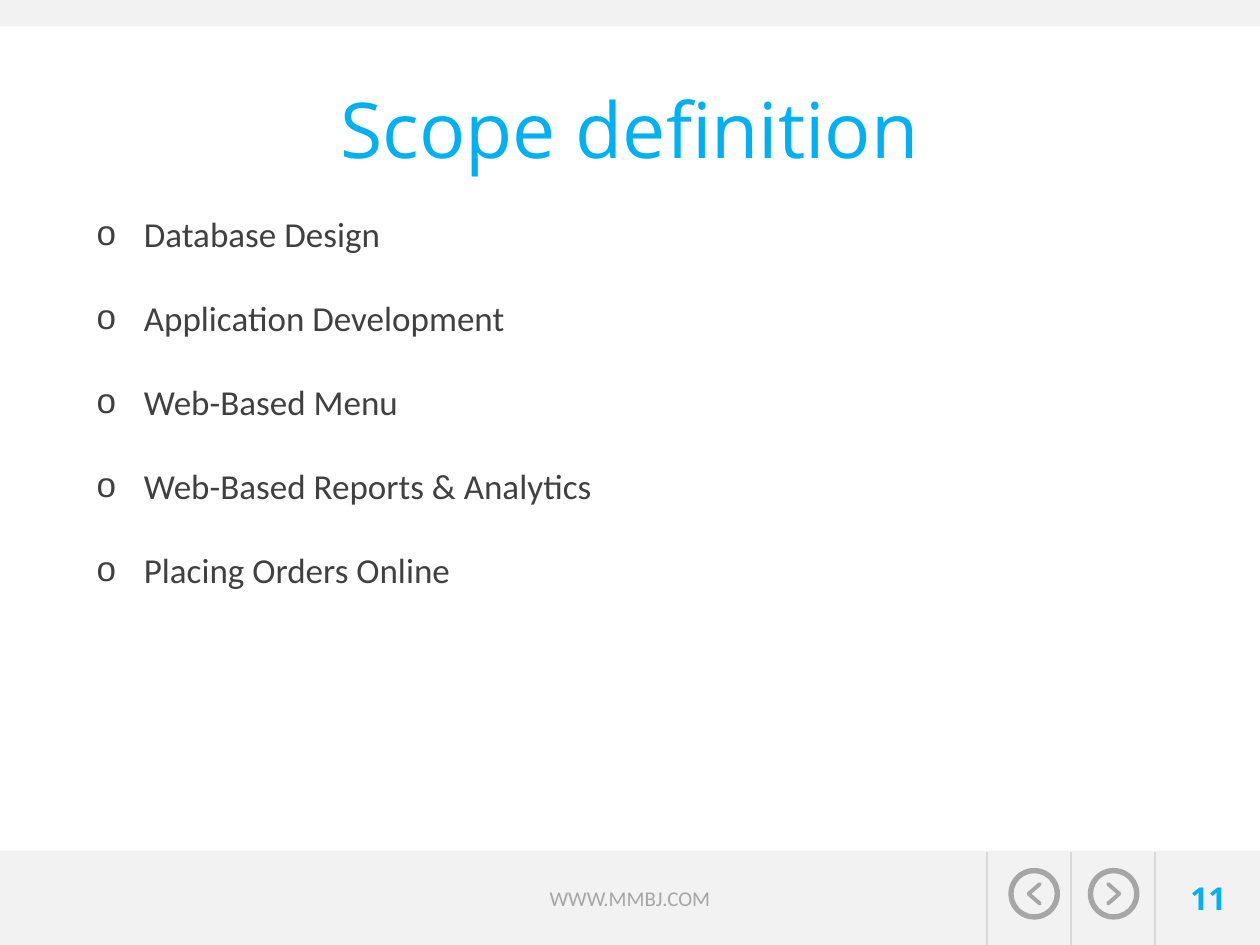
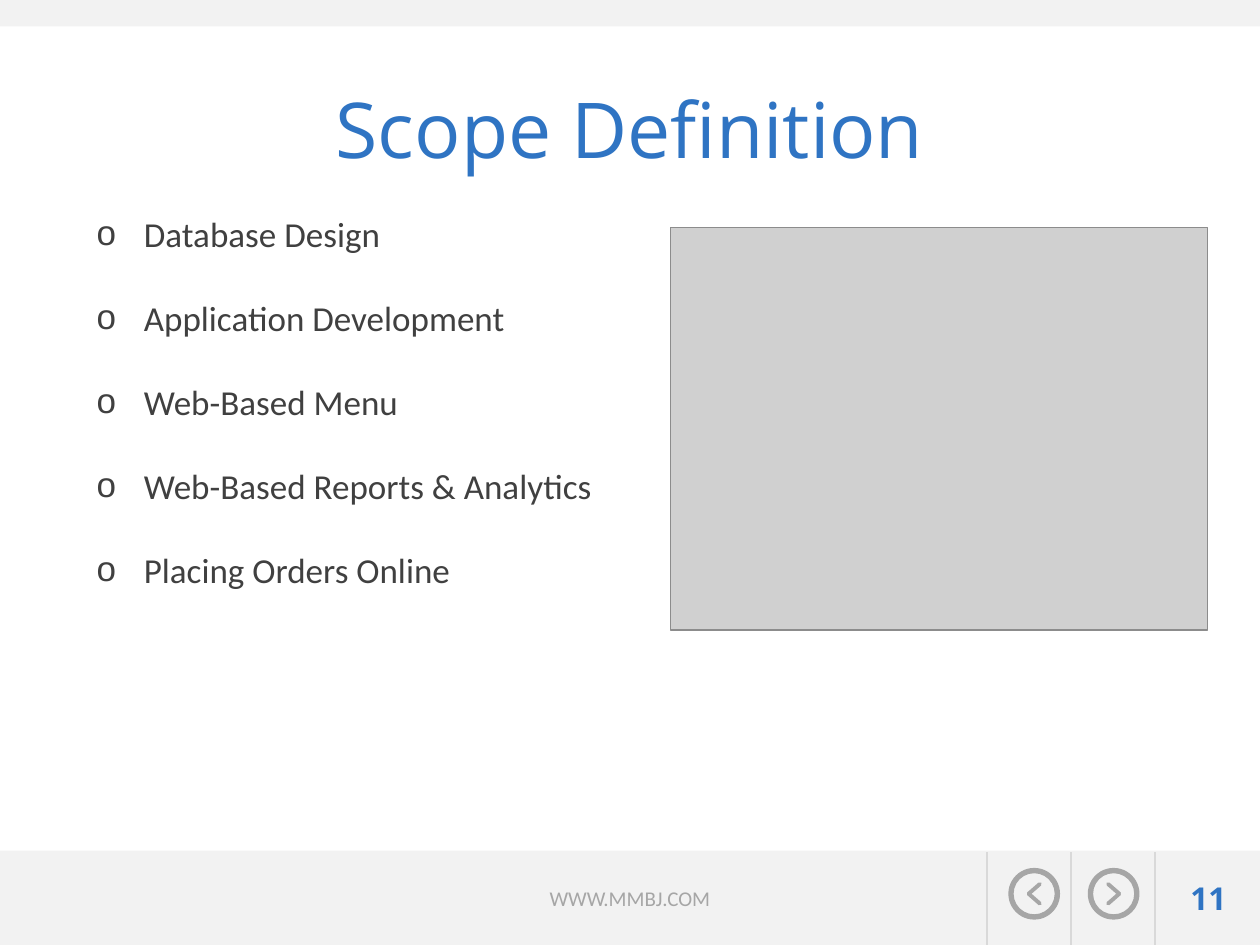
Before and after one commit to jvector-solutions/SAIT-OOSD-Team5, a slide deck: slide 11 of presentation/Travel expert presentation_Group5-John-Megha-Brian-Mahmood.pptx. Drawn at 1260x945 pixels with LibreOffice and Linux fonts; fonts in the diff are those of the drawing; grey boxes stand for pictures; background and template pictures are left out. Boxes give left, top, right and bottom in pixels: in the first picture for what was removed or moved away, otherwise in the second. Text is boxed around its words. In the diff, an @@ line names an element or a change of style, - is before the commit and + after.

```diff
--- a/presentation/Travel expert presentation_Group5-John-Megha-Brian-Mahmood.pptx
+++ b/presentation/Travel expert presentation_Group5-John-Megha-Brian-Mahmood.pptx
@@ title at bbox=[336, 99, 923, 177]: text changed; text colour #00B0F0 to #2F74C3 @@
-Scope definition
+Scope Definition
@@ picture added at bbox=[670, 228, 1207, 630] @@
@@ page number at bbox=[1190, 887, 1226, 910]: text colour #00B0F0 to #2F74C3 @@
```
Also in this commit, not shown: 9 other slides changed, 1 slide removed.
